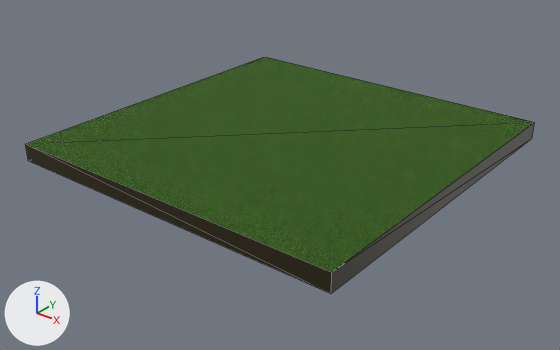
Renders of the glTF model public/terrain/terrain.glb from each side of a commit.
The view is the same before and after, from a camera (50 mm lens) standing at (48.9, -62.5, 33.2) and looking at (0.3, -1.9, -4.4). Lighting does not change. The marker at lower left points along +X, +Y and +Z. Mesh edges are drawn as thin lines. Where no turn or scale is listed for an object, it has been applied to the vertices. Vertices at the same position are counted once.
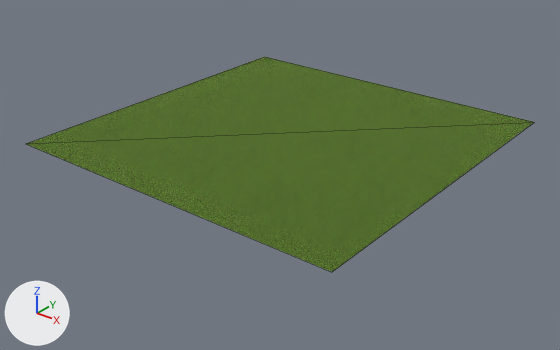
The newer file is also rescaled (x50.0) as a whole; pictures and numbers use the older file's frame.

Where the change shows, as pixel boxes (x1, y1, x2, y2) in the pictures (560 x 350 px):
'Cube', reshaped (9% shorter)
    before: (26, 57, 534, 293)
    after: (27, 57, 534, 272)
part 1 of me_cube, deleted
    before: (26, 123, 534, 293)
part 2 of me_cube, recoloured
    both: (27, 57, 534, 272)

The change, as a list of edits to the scene's bpy script:
```text
Add img_grass2:
    img_grass2 = load_image('grass2', '_unpacked/grass2', 400, 400, 'sRGB')
Add mat_material_002:
    mat_material_002 = bpy.data.materials.new('Material.002')
    # uses the picture img_grass2
Change me_cube:
    used by ob_cube; location = (0.0, 0.0, -1.0)
    verts and faces of me_cube; kept vertices keep their numbers, new ones are numbered from 8
    before: 0 (-20.0, -20.0, -1.0) at pixel (28, 160), 1 (-20.0, -20.0, 1.0) at pixel (25, 143), 2 (-20.0, 20.0, -1.0), 3 (-20.0, 20.0, 1.0) at pixel (264, 56), 4 (20.0, -20.0, -1.0) at pixel (331, 293)
    before: 5 (20.0, -20.0, 1.0) at pixel (331, 272), 6 (20.0, 20.0, -1.0) at pixel (532, 138), 7 (20.0, 20.0, 1.0) at pixel (534, 122)
    remove me_cube.from_pydata(...)  # 8 vertices, 12 faces; spans x -20.0..20.0, y -20.0..20.0, z -1.0..1.0
    remove me_cube.materials.append(mat_material)  # black #292000
    add me_cube.from_pydata(...)  # 4 vertices, 2 faces; spans x -20.0..20.0, y -20.0..20.0, z 1.0
    me_cube part 1
    add delete_vertices([0, 2, 4, 6])  # with the faces that use them
    me_cube part 2: 2 faces spanning x -20.0..20.0, y -20.0..20.0, z 1.0 switch from mat_material_005 to mat_material_002
```
